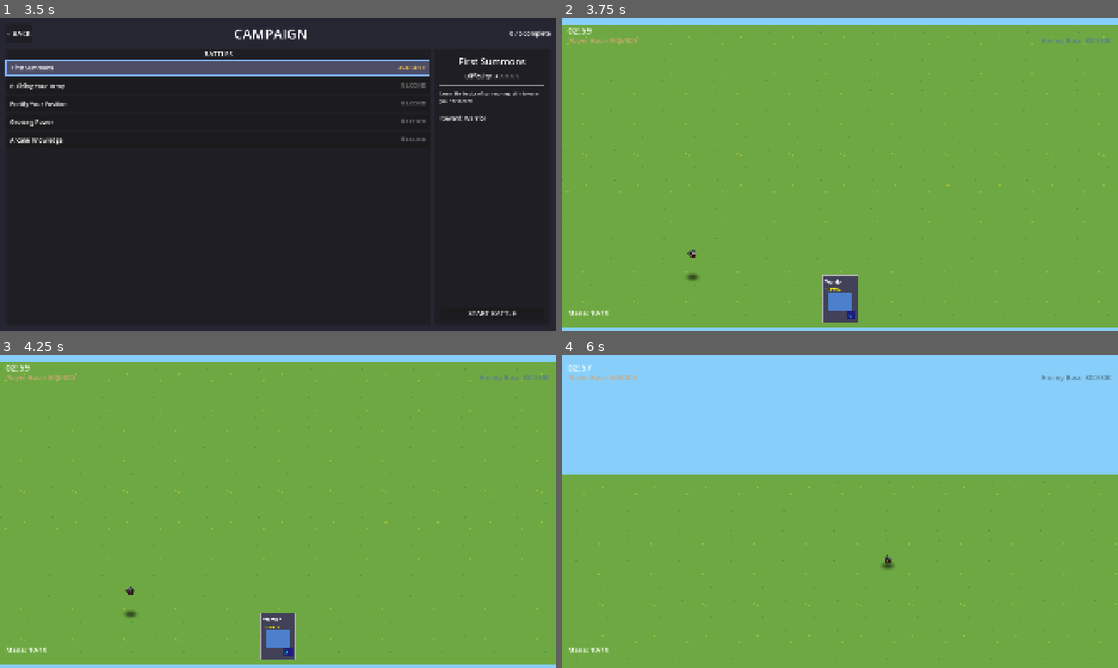
Above: before the commit, frames 1-4 (two rows, left to right).
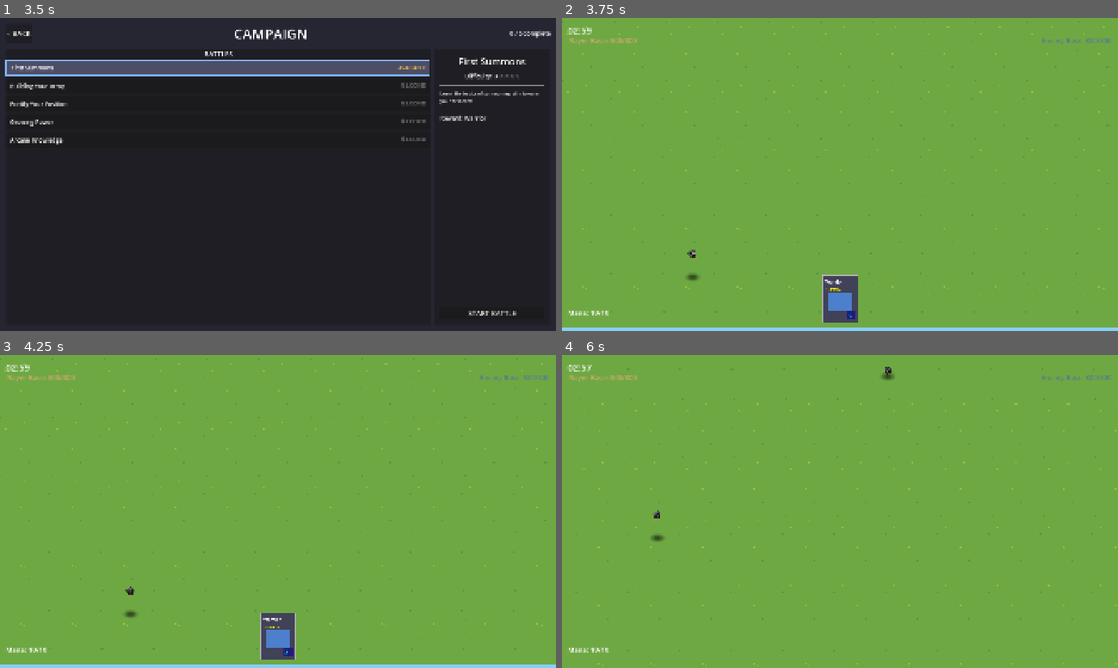
Above: after the commit, the same moments.

Repository: amari-charles/project-summoner
Game: Godot game, scene res://scenes/ui/main_menu.tscn
The game is run twice, just before and just after one commit, with the same random seed, the same clock (stepped at 60 frames per second) and the same inputs.
Inputs (mouse positions are in pixels of both pictures, inside the frame that each line leads up to):
- Up to frame 1 (3.5 s): click "PLAY" at 0.5 s; click "SELECT" at 1.25 s; click "CHOOSE WARRIOR" at 2 s; click (216, 68) at 2.75 s
- Up to frame 2 (3.75 s): click "START BATTLE" at 3.5 s
- Up to frame 3 (4.25 s): no input
- Up to frame 4 (6 s): tap Enter at 4.25 s; drag from (840, 636) to (895, 442) at 4.27 s; drag from (728, 527) to (812, 574) at 5.02 s; move the mouse to (895, 442) at 5.77 s; hold Right (ui_right) from 5.78 s (still down); tap 1 at 5.85 s

Frame 1 is identical in both runs. In frame 2, 2.9% of the frame differs, in the area x 0-100%, y 0-96%; in frame 3, 2.9%; in frame 4, 39%, in the area x 0-100%, y 0-99%.

Commit message:
Fix camera bounds calculation for orthographic camera
Fixed critical bug in view width calculation for KEEP_HEIGHT mode.
The width was incorrectly calculated as (size * 2) * aspect_ratio,
which gave 142.22 units instead of the correct 71.1 units.

Changes:
- Corrected view_width calculation: size * aspect_ratio (not view_height * aspect)
- X-axis bounds now properly calculated as ±64.5 (was ±28.9)
- Camera can now pan far enough to see towers at ±80
- Increased ground plane from 200x100 to 200x150 for Z-axis coverage
- Added asymmetric Z-axis bounds using ray projection for tilted camera

The bug was revealed by comparing calculated dimensions against actual
frustum plane values from get_frustum().

🤖 Generated with [Claude Code](https://claude.com/claude-code)

Co-Authored-By: Claude <noreply@anthropic.com>

Diff:
--- a/scenes/battlefield/base_battlefield_3d.tscn
+++ b/scenes/battlefield/base_battlefield_3d.tscn
@@ -7,12 +7,12 @@
 [sub_resource type="StandardMaterial3D" id="StandardMaterial3D_background"]
 albedo_texture = ExtResource("2_background")
 texture_filter = 0
-uv1_scale = Vector3(34, 17, 1)
+uv1_scale = Vector3(34, 26, 1)
 shading_mode = 0
 cull_mode = 2
 
 [sub_resource type="PlaneMesh" id="PlaneMesh_background"]
-size = Vector2(200, 100)
+size = Vector2(200, 150)
 
 [sub_resource type="Environment" id="Environment_1"]
 background_mode = 1
--- a/scripts/battlefield/camera_controller_3d.gd
+++ b/scripts/battlefield/camera_controller_3d.gd
@@ -10,7 +10,7 @@
 @export var touch_pan_enabled: bool = true
 
 @export_group("Boundaries")
-@export var ground_size: Vector2 = Vector2(200, 100)  # Ground plane dimensions
+@export var ground_size: Vector2 = Vector2(200, 150)  # Ground plane dimensions
 @export var auto_calculate_bounds: bool = true
 
 # Calculated bounds
@@ -32,40 +32,87 @@
 
 	# Orthographic view dimensions
 	var view_height = size * 2.0
-	var view_width = view_height * aspect_ratio
+	# FIX: For KEEP_HEIGHT mode, width = size * aspect (not view_height * aspect)
+	var view_width = size * aspect_ratio
 
 	# X-axis: Camera is perpendicular, so view width maps 1:1
 	var half_view_width = view_width / 2.0
 
-	# Z-axis: Camera is tilted 35°, so ground coverage is larger
-	# Extract tilt angle from camera transform
-	var forward = -transform.basis.z  # Camera's forward direction
-	var tilt_angle_rad = asin(forward.y)  # Angle from horizontal (~35°)
+	print("Debug camera bounds:")
+	print("  viewport_size: ", viewport_size)
+	print("  aspect_ratio: ", aspect_ratio)
+	print("  camera size: ", size)
+	print("  keep_aspect mode: ", keep_aspect)
+	print("  view_height: ", view_height)
+	print("  view_width: ", view_width)
+	print("  half_view_width: ", half_view_width)
 
-	# Ground coverage in Z = view_height / cos(tilt)
-	var ground_coverage_z = view_height / cos(tilt_angle_rad)
-	var half_ground_coverage_z = ground_coverage_z / 2.0
+	var frustum = get_frustum()
+	print("  frustum planes (near, far, left, top, right, bottom):")
+	for i in range(frustum.size()):
+		print("    plane ", i, ": ", frustum[i])
+
+	# Z-axis: Calculate where top and bottom view edges intersect ground
+	# Camera basis vectors
+	var forward = -transform.basis.z  # Camera's forward (viewing) direction
+	var up = transform.basis.y  # Camera's up direction
+
+	# Top edge of view: position + up * size
+	var top_edge_world = position + up * size
+	# Project this point to ground (Y=0) along viewing direction
+	var t_top = top_edge_world.y / (-forward.y)  # How far to travel to reach Y=0
+	var top_ground_z = top_edge_world.z + t_top * forward.z
+
+	# Bottom edge of view: position - up * size
+	var bottom_edge_world = position - up * size
+	var t_bottom = bottom_edge_world.y / (-forward.y)
+	var bottom_ground_z = bottom_edge_world.z + t_bottom * forward.z
+
+	# Offsets from camera Z to ground Z positions
+	var top_z_offset = top_ground_z - position.z
+	var bottom_z_offset = bottom_ground_z - position.z
 
 	# Ground half-extents
 	var half_ground_width = ground_size.x / 2.0
 	var half_ground_depth = ground_size.y / 2.0
 
-	# Camera bounds: ground edge - view coverage
-	# This allows view edge to align with ground edge
+	print("  ground_size: ", ground_size)
+	print("  half_ground_width: ", half_ground_width)
+	print("  half_ground_depth: ", half_ground_depth)
+
+	# Camera bounds: position where view edges align with ground edges
+	# X-axis: Standard formula with corrected view_width
 	min_position = Vector3(
 		-half_ground_width + half_view_width,
 		position.y,  # Keep Y fixed
-		-half_ground_depth + half_ground_coverage_z
+		0  # Will calculate below
 	)
 
 	max_position = Vector3(
 		half_ground_width - half_view_width,
 		position.y,  # Keep Y fixed
-		half_ground_depth - half_ground_coverage_z
+		0  # Will calculate below
 	)
+
+	print("  Calculated X bounds: ", min_position.x, " to ", max_position.x)
+
+	# Z-axis: top edge shows far ground (+half_ground_depth)
+	# max camera Z: when top_ground_z = +half_ground_depth
+	# camera_z + top_z_offset = half_ground_depth
+	max_position.z = half_ground_depth - top_z_offset
+
+	# Z-axis: bottom edge shows near ground (-half_ground_depth)
+	# min camera Z: when bottom_ground_z = -half_ground_depth
+	# camera_z + bottom_z_offset = -half_ground_depth
+	min_position.z = -half_ground_depth - bottom_z_offset
+
+	print("  Final bounds: X=[", min_position.x, ", ", max_position.x, "] Z=[", min_position.z, ", ", max_position.z, "]")
+	print("  Camera position before clamp: ", position)
 
 	# Clamp initial position
 	position = position.clamp(min_position, max_position)
+
+	print("  Camera position after clamp: ", position)
 
 func _input(event: InputEvent) -> void:
 	if mouse_pan_enabled:
